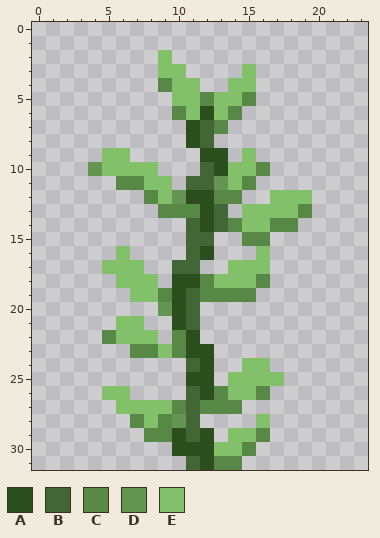
Two states of a pixel-art file, Assets/_UntitledDeepSeaGame/_Content/_Art/_Texture/_Tiles/TX_Kelp.aseprite. The picture above was drawn from the file before the commit.
24x32 pixels, 1 frame.
Palette (. is transparent): A #2a4f1c  B #426635  C #578845  D #649651  E #82c06a
The result:
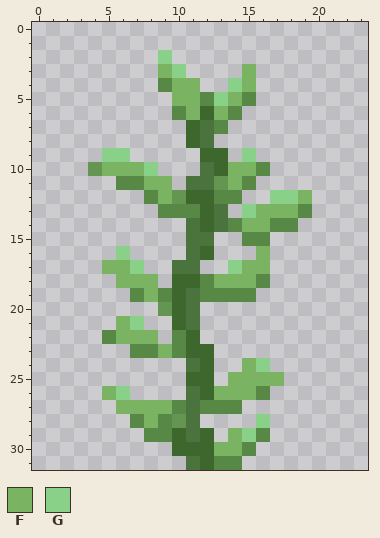
Colours new in this view: F #7ab463  G #89d188
From old to new:
{"colour":"A","old":"#2a4f1c","new":"#3d672d"}
{"colour":"B","old":"#426635","new":"#4b733d"}
{"y":2,"x":9,"old":"E","new":"G"}
{"y":3,"x":9,"old":"EE","new":"FG"}
{"y":3,"x":15,"old":"E","new":"F"}
{"y":4,"x":10,"old":"EE","new":"FF"}
{"y":4,"x":14,"old":"EE","new":"GF"}
{"y":5,"x":10,"old":"EE","new":"FF"}
{"y":5,"x":13,"old":"EE","new":"GF"}
{"y":6,"x":11,"old":"E","new":"F"}
{"y":6,"x":13,"old":"E","new":"F"}
{"y":9,"x":5,"old":"EE","new":"GG"}
{"y":9,"x":15,"old":"E","new":"G"}
{"y":10,"x":5,"old":"EEEE","new":"FFFG"}
{"y":10,"x":14,"old":"EE","new":"FF"}
{"y":11,"x":8,"old":"EE","new":"FF"}
{"y":11,"x":14,"old":"E","new":"F"}
{"y":12,"x":9,"old":"E","new":"F"}
{"y":12,"x":17,"old":"EEE","new":"GGF"}
{"y":13,"x":15,"old":"EEEE","new":"GFFF"}
{"y":14,"x":15,"old":"EE","new":"FF"}
{"y":16,"x":6,"old":"E","new":"G"}
{"y":16,"x":16,"old":"E","new":"F"}
{"y":17,"x":5,"old":"EEE","new":"FFG"}
{"y":17,"x":14,"old":"EEE","new":"GFF"}
{"y":18,"x":6,"old":"EEE","new":"FFF"}
{"y":18,"x":13,"old":"EEE","new":"FFF"}
{"y":19,"x":7,"old":"EE","new":"CF"}
{"y":21,"x":6,"old":"EE","new":"FG"}
{"y":22,"x":6,"old":"EEE","new":"FFF"}
{"y":23,"x":9,"old":"E","new":"F"}
{"y":24,"x":15,"old":"EE","new":"FG"}
{"y":25,"x":14,"old":"EEEE","new":"FFFF"}
{"y":26,"x":5,"old":"EE","new":"FG"}
{"y":26,"x":13,"old":"CEE","new":"FFF"}
{"y":27,"x":6,"old":"EEEE","new":"FFFF"}
{"y":28,"x":8,"old":"E","new":"F"}
{"y":28,"x":16,"old":"E","new":"G"}
{"y":29,"x":14,"old":"EE","new":"FG"}
{"y":30,"x":13,"old":"EE","new":"FF"}
{"label":"changed","picture_box":[102,50,312,470]}
